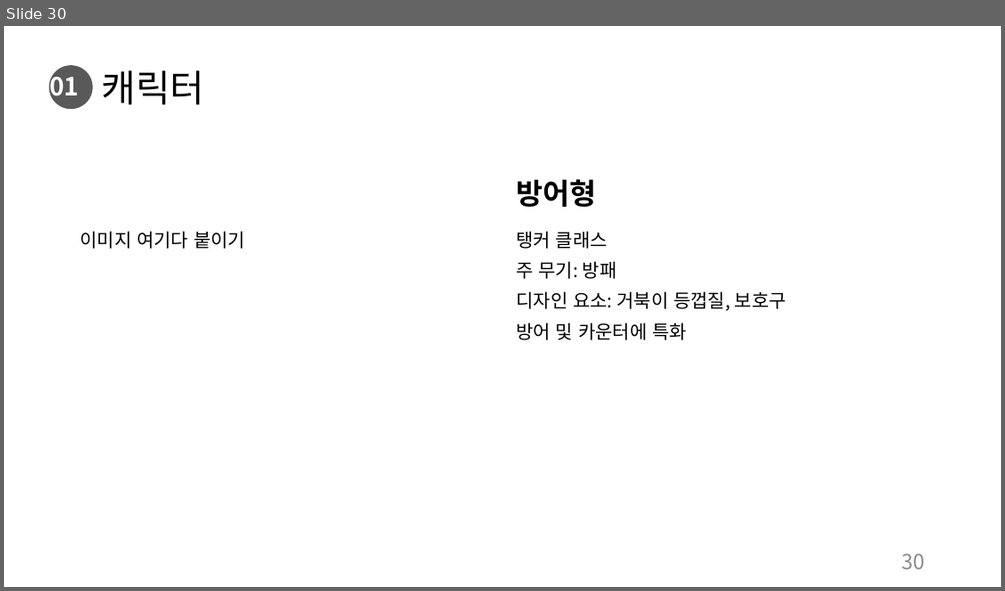
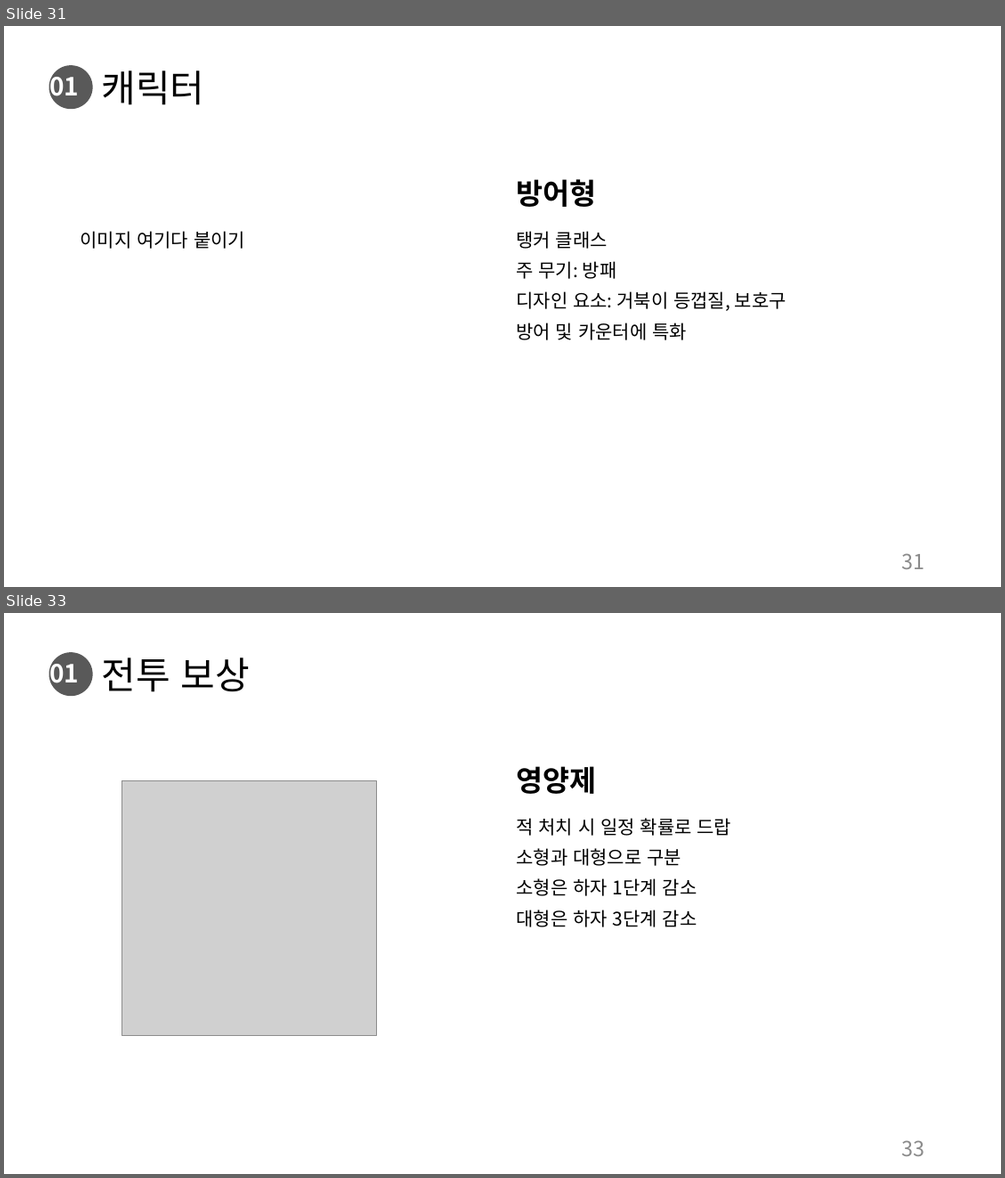
Before and after one commit to charobe/HDB, a slide deck: 조영욱/하자 드 바이오.pptx. Shown one above the other, each under a label of ours: slide 30 before the commit, slides 31 and 33 after it; the slides between them are not shown. The pictures are 1005x591 and 1005x1178 pixels, drawn with LibreOffice and Linux fonts; fonts in the diff are those of the drawing; grey boxes stand for pictures. Boxes give left, top, right and bottom in pixels: in the first picture for what was removed or moved away, otherwise in the second. Text is boxed around its words. In the diff, an @@ line names an element or a change of style, - is before the commit and + after.

```diff
--- a/조영욱/하자 드 바이오.pptx
+++ b/조영욱/하자 드 바이오.pptx
@@ slide 33 added at bbox=[4, 613, 1001, 1174], background #FFFFFF; not listed: 1 template element that a slide beside it also shows @@
@@ text added at bbox=[49, 657, 79, 690], 24 pt, text #FFFFFF, bold @@
+01
@@ title added at bbox=[102, 657, 250, 692], 36 pt, text #000000 @@
+전투 보상
@@ text added at bbox=[516, 766, 596, 794], 28 pt, text #000000, bold @@
+영양제
@@ picture added at bbox=[122, 780, 376, 1035] @@
@@ text added at bbox=[516, 818, 732, 927], 18 pt, text #000000 @@
+적 처치 시 일정 확률로 드랍
+소형과 대형으로 구분
+소형은 하자 1단계 감소
+대형은 하자 3단계 감소
@@ page number added at bbox=[902, 1140, 925, 1156], 20 pt, text #8C8C8C @@
+33
@@ what was slide 30 is now slide 31 @@
@@ page number at bbox=[902, 553, 925, 569]: text changed @@
-30
+31
```
Also in this commit, not shown: 3 slides changed, 1 other slide added.
